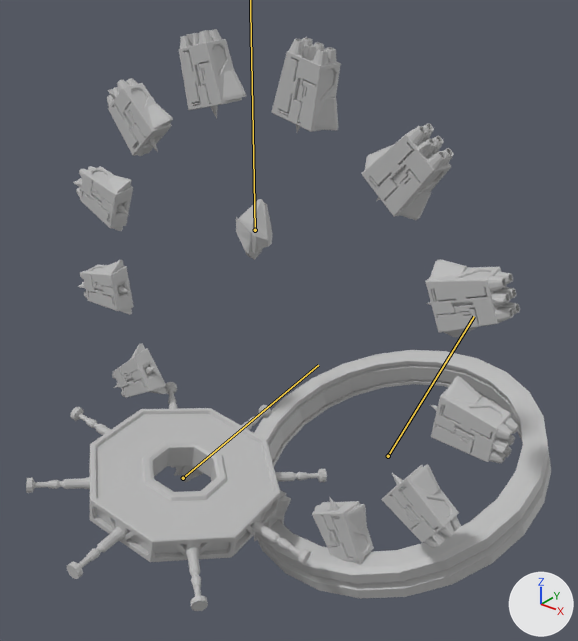
The FBX model Assets/_Game/Art/Entities/Characters/BossAnim/GBE_Boss_DramaticDeath.fbx: old version first, new version second.
Before and after are seen from a 50 mm lens placed at (12.08, -13.79, 16.13), pointed at (-0.17, 1.53, 6.63). Lighting does not change. The marker at lower right points along +X, +Y and +Z. Both versions are drawn at frame 81 of the action 'Take 001'; the numbers are the values there. The bones that change are drawn over the model as lines.

Objects in the first picture: 'GBE_Boss_rig:boss_crystal_GEO', 'GBE_Boss_rig:boss_innerRing_GEO', 'GBE_Boss_rig:boss_outerRing_GEO', 'GBE_Boss_rig:boss_outerRing_support_GEO', 'GBE_Boss_rig:boss_weapon_05_GEO', 'GBE_Boss_rig:boss_weapon_06_GEO', 'GBE_Boss_rig:boss_weapon_07_GEO', 'GBE_Boss_rig:boss_weapon_08_GEO', 'GBE_Boss_rig:boss_weapon_09_GEO', 'GBE_Boss_rig:boss_weapon_10_GEO', 'GBE_Boss_rig:boss_weapon_11_GEO', 'GBE_Boss_rig:boss_weapon_12_GEO', 'GBE_Boss_rig:boss_weapon_13_GEO'.
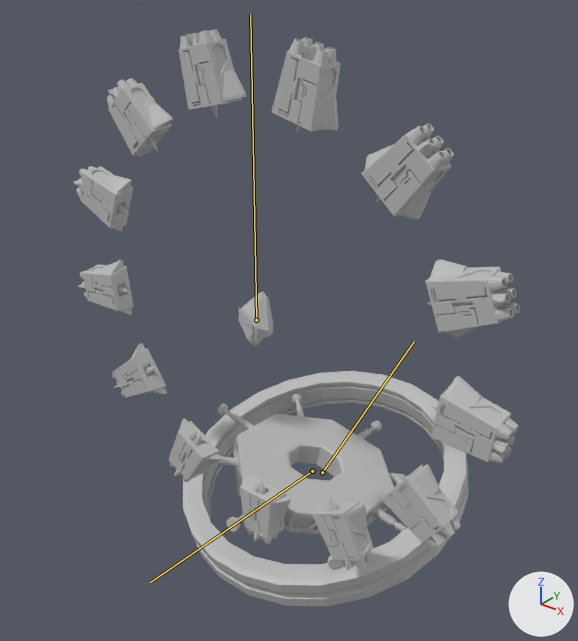
Location of each change, [x1, y1, x2, y2] in pixels of the pictures (578 x 641 px):
'GBE_Boss_rig:boss_outerRing_GEO', posed
    before: [254, 350, 551, 599]
    after: [183, 371, 468, 606]
'GBE_Boss_rig:boss_innerRing_GEO', posed (16% narrower, 22% shorter)
    before: [89, 408, 281, 562]
    after: [233, 414, 394, 534]
'GBE_Boss_rig:boss_outerRing_support_GEO', posed
    before: [26, 382, 327, 611]
    after: [215, 394, 409, 568]
'GBE_Boss_rig:boss_crystal_GEO', posed (11% shorter)
    before: [236, 199, 273, 260]
    after: [238, 292, 273, 346]
'GBE_Boss_rig:boss_weapon_01_GEO', unchanged, uncovered by the edit
    before: [254, 490, 291, 542]
    after: [240, 476, 291, 544]
'GBE_Boss_rig:boss_weapon_02_GEO', unchanged, uncovered by the edit
    before: [171, 466, 203, 482]
    after: [168, 418, 222, 482]
bone 'GBE_Boss_rig:boss_ring_BIND', root to tip
    before: (388, 456) to (474, 316)
    after: (322, 472) to (414, 341)
bone 'GBE_Boss_rig:boss_spokes_BIND', root to tip
    before: (183, 478) to (318, 365)
    after: (312, 471) to (150, 582)
bone 'GBE_Boss_rig:boss_shield_BIND', root to tip
    before: (183, 478) to (318, 365)
    after: (312, 471) to (150, 582)

The edits, one by one:
Bone 'GBE_Boss_rig:boss_ring_BIND' (bone_gbe_boss_rig_boss_ring_bind) moves from (181.0, -550.0, -387.0) to (-58.0, -719.0, -380.0).
Bone 'GBE_Boss_rig:boss_ring_BIND' (bone_gbe_boss_rig_boss_ring_bind) turns from (-74, 5, 9) to (-75, 5, 5) degrees about its own x, y and z.
Bone 'GBE_Boss_rig:boss_spokes_BIND' (bone_gbe_boss_rig_boss_spokes_bind) moves from (-139.0, -463.0, 160.0) to (-67.0, -693.0, -338.0).
Bone 'GBE_Boss_rig:boss_spokes_BIND' (bone_gbe_boss_rig_boss_spokes_bind) turns from (-90, 6, -12) to (84, 1, -11) degrees about its own x, y and z.
Bone 'GBE_Boss_rig:boss_shield_BIND' (bone_gbe_boss_rig_boss_shield_bind) moves from (-139.0, -463.0, 160.0) to (-67.0, -693.0, -338.0).
Bone 'GBE_Boss_rig:boss_shield_BIND' (bone_gbe_boss_rig_boss_shield_bind) turns from (-90, 6, -12) to (84, 1, -11) degrees about its own x, y and z.
Bone 'GBE_Boss_rig:boss_crystal_BIND' (bone_gbe_boss_rig_boss_crystal_bind) moves from (0.0, 240.0, 0.0) to (0.0, 0.0, 0.0).
